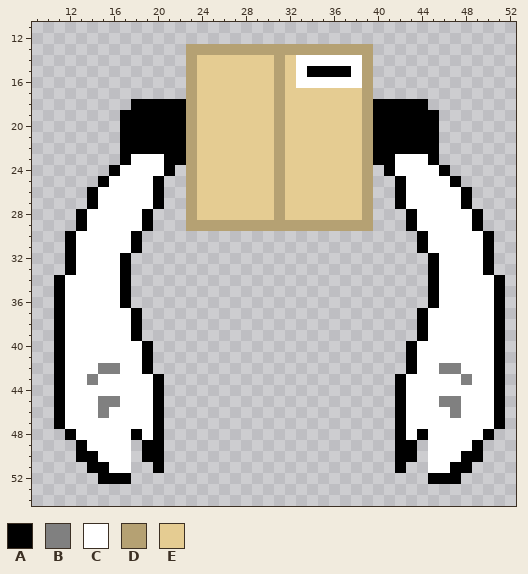
Two states of a pixel-art sprite, Assets/Sprites/hatman-box-arms.png. The picture above is the old version.
The file is 64x64 pixels. Shown: x 9..52, y 11..54.
Palette (. is transparent): A #000000  B #808080  C #ffffff  D #b5a173  E #e5cc92
New version:
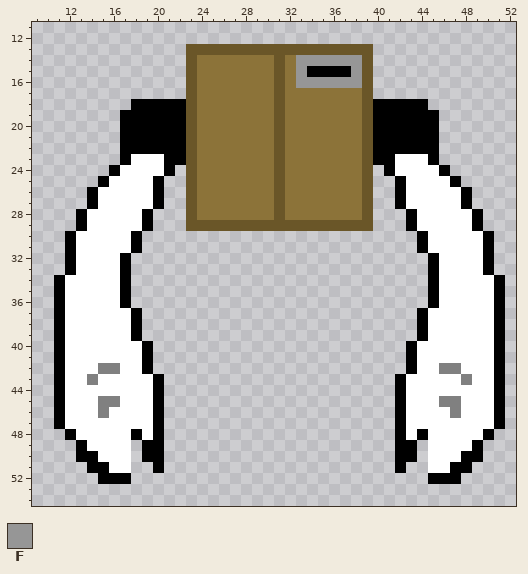
Colours new in this view: F #969696
From old to new:
@@ palette @@
-D #b5a173
+D #6a5628
-E #e5cc92
+E #8c7339
@@ x 31..40 @@
 13 DDDDDDDDD.
-14 DECCCCCCD.
-15 DECAAAACD.
-16 DECCCCCCD.
+14 DEFFFFFFD.
+15 DEFAAAAFD.
+16 DEFFFFFFD.
 17 DEEEEEEED.
Changed places in both pictures, as pixel boxes (x1, y1, x2, y2):
changed: (186, 44, 373, 231)
